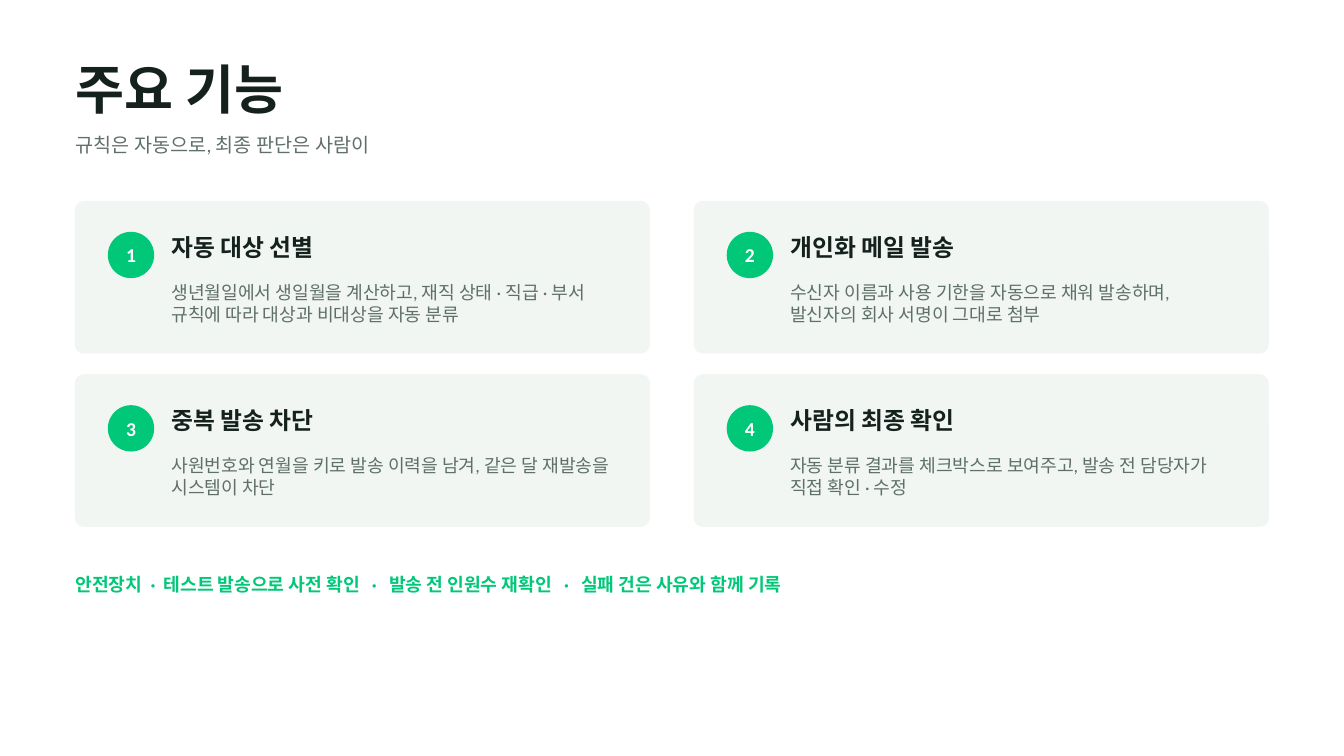
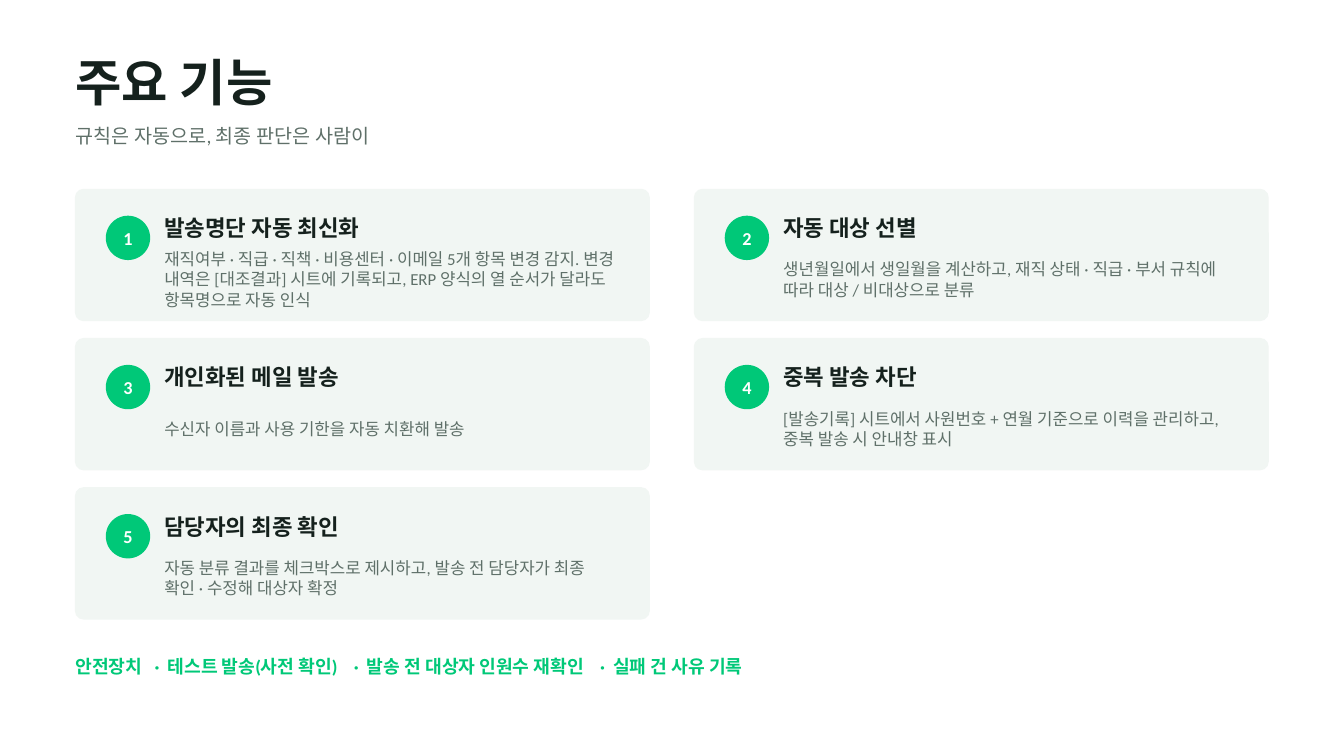
Before and after one commit to lightup971/-, a slide deck: slide 6 of bureung-automation/생일휴가_자동화_PT.pptx (slide 5 before the commit). Drawn at 1344x756 pixels with LibreOffice and Linux fonts; fonts in the diff are those of the drawing. Boxes give left, top, right and bottom in pixels: in the first picture for what was removed or moved away, otherwise in the second. Text is boxed around its words. In the diff, an @@ line names an element or a change of style, - is before the commit and + after.

```diff
--- a/bureung-automation/생일휴가_자동화_PT.pptx
+++ b/bureung-automation/생일휴가_자동화_PT.pptx
@@ text "주요 기능" at (76,58,273,106): size 38 to 36 pt @@
@@ text "규칙은 자동으로, 최종 판단은 사람이": place and size @@
-text "규칙은 자동으로, 최종 판단은 사람이" at (76,135,369,154)
+text "규칙은 자동으로, 최종 판단은 사람이" at (76,126,369,145)
@@ rounded rectangle: place and size @@
-rounded rectangle at (76,202,649,353)
+rounded rectangle at (76,190,649,321)
@@ rounded rectangle: place and size @@
-rounded rectangle at (695,202,1268,353)
+rounded rectangle at (695,190,1268,321)
@@ 2 texts, 2 ellipses: place and size @@
-2 texts, 2 ellipses at (108,232,773,278)
+2 texts, 2 ellipses at (106,216,769,260)
@@ text added at (164,217,360,238), 16 pt, text #15211D, bold @@
+발송명단 자동 최신화
@@ text "자동 대상 선별": place and size @@
-text "자동 대상 선별" at (171,236,314,258)
+text "자동 대상 선별" at (783,217,917,238)
@@ text "자동 대상 선별" at (783,217,917,238): size 17 to 16 pt @@
@@ text added at (164,251,614,308), 12 pt, text #5F7069 @@
+재직여부 · 직급 · 직책 · 비용센터 · 이메일 5개 항목 변경 감지. 변경 내역은 [대조결과] 시트에 기록되고, ERP 양식의 열 순서가 달라도 항목명으로 자동 인식
@@ text at (783,261,1216,298): text changed; size 13 to 12 pt @@
-생년월일에서 생일월을 계산하고, 재직 상태 · 직급 · 부서 규칙에 따라 대상과 비대상을 자동 분류
+생년월일에서 생일월을 계산하고, 재직 상태 · 직급 · 부서 규칙에 따라 대상 / 비대상으로 분류
@@ text removed at (790,284,1170,323) @@
-수신자 이름과 사용 기한을 자동으로 채워 발송하며, 발신자의 회사 서명이 그대로 첨부
@@ rounded rectangle: place and size @@
-rounded rectangle at (76,375,649,526)
+rounded rectangle at (76,339,649,470)
@@ proportions changed in 4 elements at (76,190,649,321), (695,190,1268,321), (76,339,649,470), (695,339,1268,470) @@
@@ rounded rectangle: place and size @@
-rounded rectangle at (695,375,1268,526)
+rounded rectangle at (695,339,1268,470)
@@ text "중복 발송 차단" at (783,366,917,387): size 17 to 16 pt @@
@@ text "중복 발송 차단": place and size @@
-text "중복 발송 차단" at (171,409,314,431)
+text "중복 발송 차단" at (783,366,917,387)
@@ size 14 to 13 pt in 4 elements at (742,233,751,245), (123,233,132,245), (742,382,751,394), (123,382,132,394) @@
@@ 2 texts, 2 ellipses: place and size @@
-2 texts, 2 ellipses at (108,405,773,452)
+2 texts, 2 ellipses at (106,365,769,409)
@@ text at (164,366,339,387): text changed; size 17 to 16 pt @@
-개인화 메일 발송
+개인화된 메일 발송
@@ text added at (783,411,1219,447), 12 pt, text #5F7069 @@
+[발송기록] 시트에서 사원번호 + 연월 기준으로 이력을 관리하고, 중복 발송 시 안내창 표시
@@ text added at (164,421,465,437), 12 pt, text #5F7069 @@
+수신자 이름과 사용 기한을 자동 치환해 발송
@@ text removed at (171,457,609,496) @@
-사원번호와 연월을 키로 발송 이력을 남겨, 같은 달 재발송을 시스템이 차단
@@ rounded rectangle added at (76,488,649,619), fill #F1F6F3, outline #F1F6F3 1 pt @@
@@ ellipse added at (106,514,150,559), fill #00C878 @@
@@ text added at (123,531,132,543), 13 pt, text #FFFFFF, bold @@
+5
@@ text at (164,516,339,537): text changed; size 17 to 16 pt @@
-사람의 최종 확인
+담당자의 최종 확인
@@ text at (164,560,585,596): text changed; size 13 to 12 pt @@
-자동 분류 결과를 체크박스로 보여주고, 발송 전 담당자가 직접 확인 · 수정
+자동 분류 결과를 체크박스로 제시하고, 발송 전 담당자가 최종 확인 · 수정해 대상자 확정
@@ text at (76,657,742,676): text changed @@
-안전장치 · 테스트 발송으로 사전 확인 · 발송 전 인원수 재확인 · 실패 건은 사유와 함께 기록
+안전장치 · 테스트 발송(사전 확인) · 발송 전 대상자 인원수 재확인 · 실패 건 사유 기록
```
Also in this commit, not shown: 7 other slides changed, 3 slides added, 2 slides removed, 1 other file.
